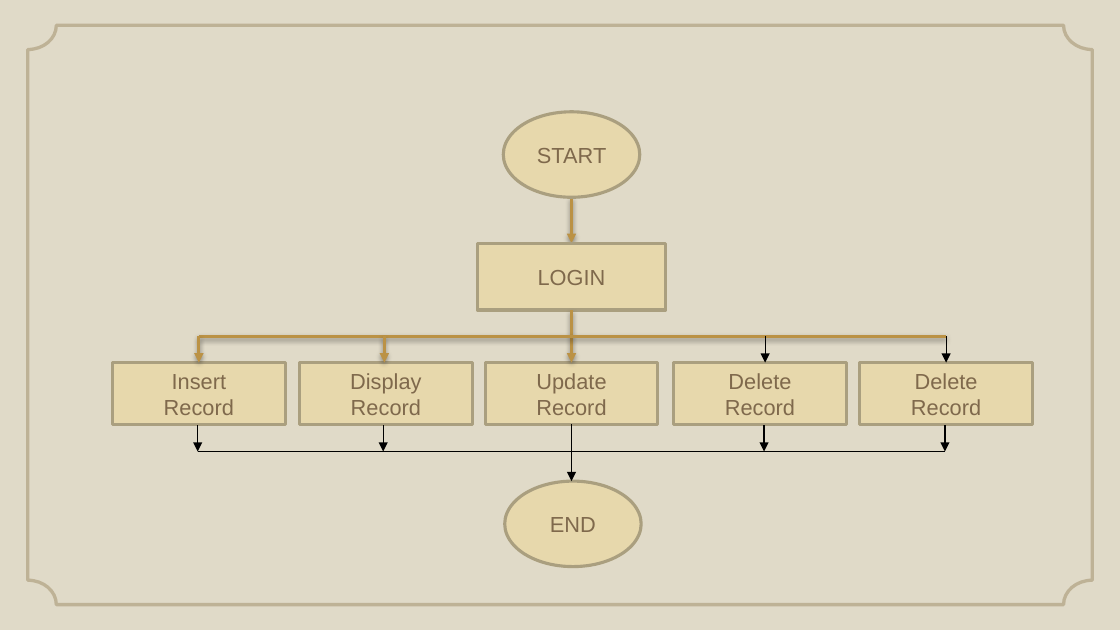
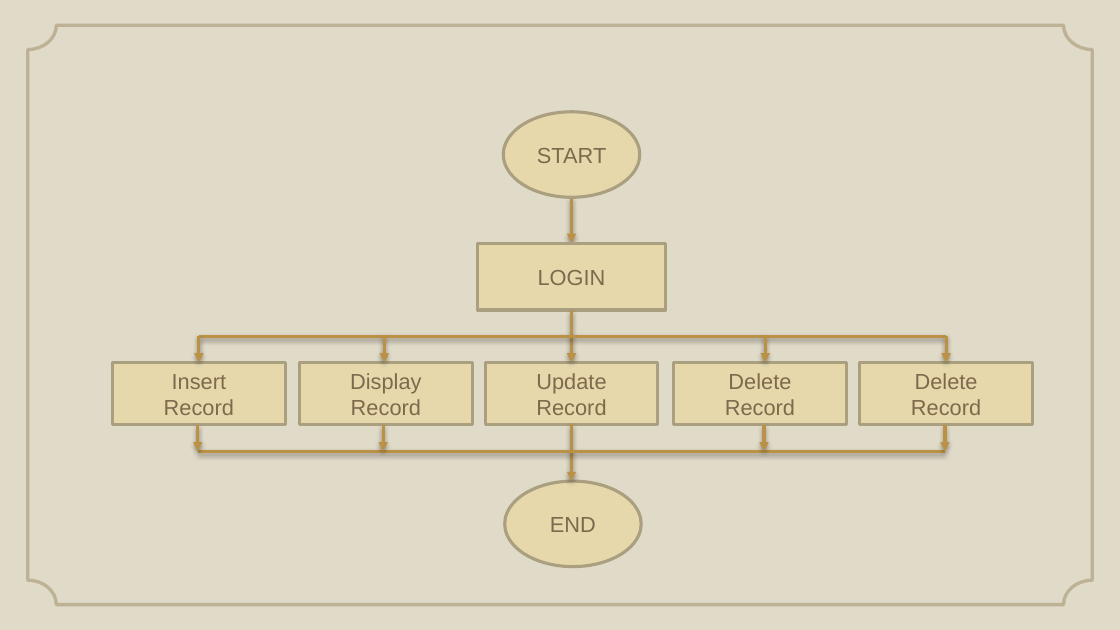
Before and after one commit to Andipstha/theFusion-Project-I, a slide deck: slide 8 of Documentation/LBMS_Presentation_2.pptx (slide 9 before the commit). Drawn at 1120x630 pixels with LibreOffice and Linux fonts; fonts in the diff are those of the drawing; background and template pictures are left out. Boxes give left, top, right and bottom in pixels: in the first picture for what was removed or moved away, otherwise in the second. Text is boxed around its words. In the diff, an @@ line names an element or a change of style, - is before the commit and + after.

```diff
--- a/Documentation/LBMS_Presentation_2.pptx
+++ b/Documentation/LBMS_Presentation_2.pptx
@@ arrow (765, 336) - (765, 363): stroke #000000 0.75 pt to #BB9245 2 pt @@
@@ arrow (946, 336) - (946, 363): stroke #000000 0.75 pt to #BB9245 2 pt @@
@@ arrow (198, 426) - (198, 451): stroke #000000 0.75 pt to #BB9245 2 pt @@
@@ arrow (383, 426) - (383, 451): stroke #000000 0.75 pt to #BB9245 2 pt @@
@@ arrow (571, 424) - (571, 482): stroke #000000 0.75 pt to #BB9245 2 pt @@
@@ arrow (764, 426) - (764, 451): stroke #000000 0.75 pt to #BB9245 2 pt @@
@@ arrow (945, 426) - (945, 451): stroke #000000 0.75 pt to #BB9245 2 pt @@
@@ line (198, 451) - (945, 451): stroke #000000 0.75 pt to #BB9245 2 pt @@
```
Also in this commit, not shown: 3 other slides changed, 3 slides added, 23 slides removed, 3 other files.
